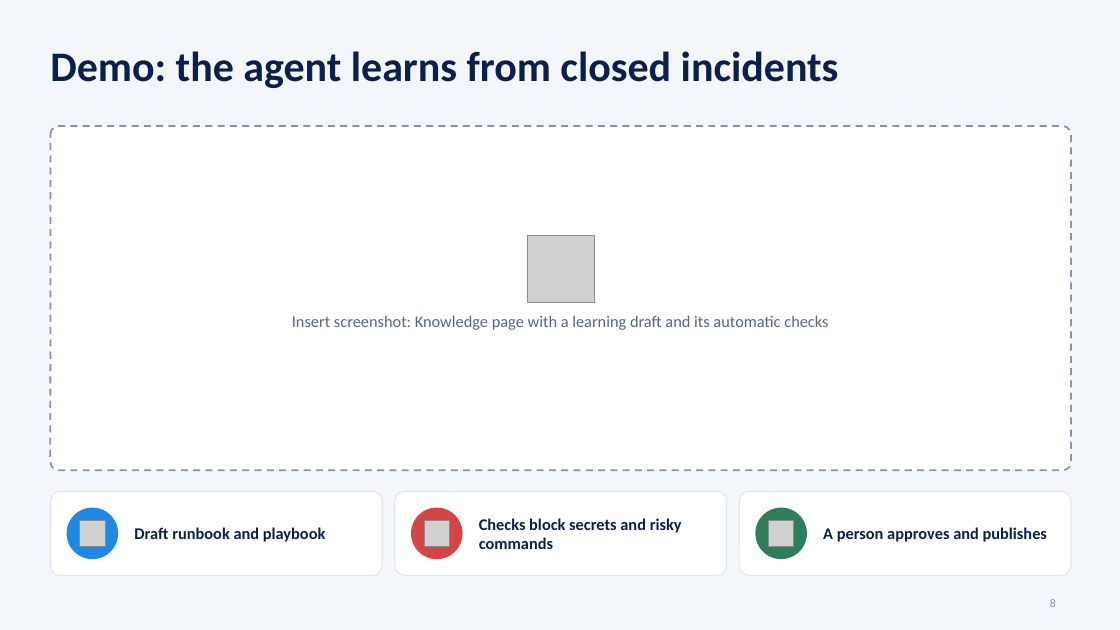
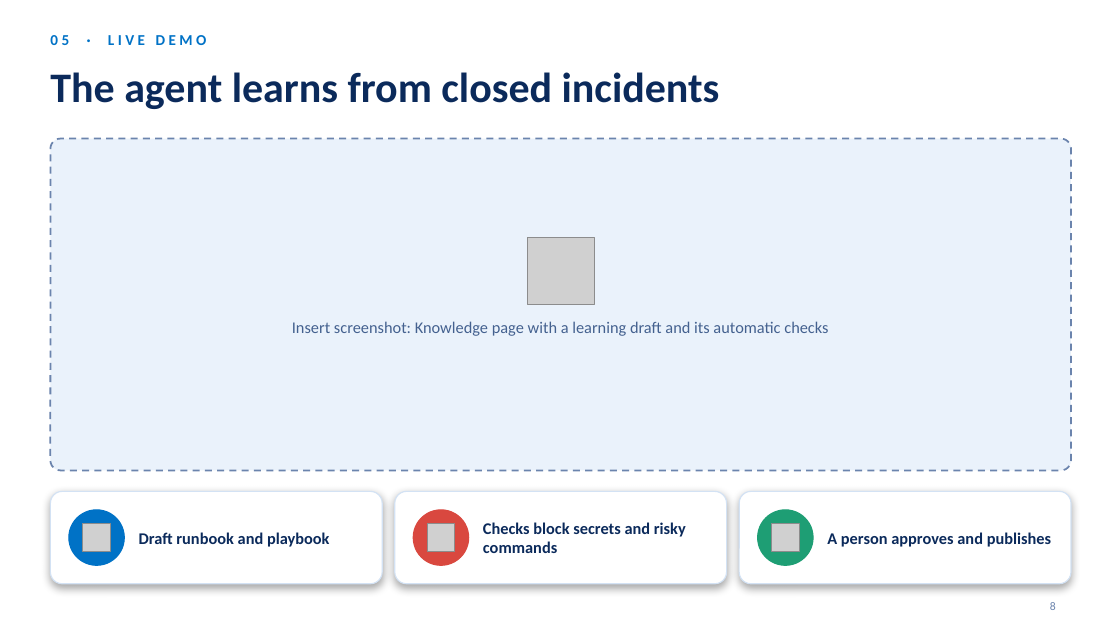
Before and after one commit to akaravind456-spec/Matrix-aiops, a slide deck: slide 8 of docs/presentation/MATRIX-Product-Deck.pptx. Drawn at 1120x630 pixels with LibreOffice and Linux fonts; fonts in the diff are those of the drawing; grey boxes stand for pictures; background and template pictures are left out. Boxes give left, top, right and bottom in pixels: in the first picture for what was removed or moved away, otherwise in the second. Text is boxed around its words. In the diff, an @@ line names an element or a change of style, - is before the commit and + after.

```diff
--- a/docs/presentation/MATRIX-Product-Deck.pptx
+++ b/docs/presentation/MATRIX-Product-Deck.pptx
@@ background #F3F6FB to picture (left out) @@
@@ text added at [50, 35, 207, 45], 13 pt, text #0072C6, bold @@
+05 · LIVE DEMO
@@ title at [50, 72, 720, 109]: text changed; text colour #0B1F4B to #0B2A5B @@
-Demo: the agent learns from closed incidents
+The agent learns from closed incidents
@@ rounded rectangle: place and size @@
-rounded rectangle at [50, 126, 1071, 471]
+rounded rectangle at [50, 139, 1071, 471]
@@ rounded rectangle at [50, 139, 1071, 471]: fill #FFFFFF to #EAF2FB; outline #8A94A6 1.5 pt dashed to #6B84AD 1.5 pt dashed; proportions changed @@
@@ text "Insert screenshot: Knowledge page with ..." at [292, 321, 828, 336]: text colour #5A6580 to #44618F @@
@@ rounded rectangle: place and size @@
-rounded rectangle at [50, 492, 382, 576]
+rounded rectangle at [50, 492, 382, 584]
@@ outline #E1E7F2 1 pt to #D3E2F4 1 pt; shadow on; proportions changed in 3 elements at [50, 492, 382, 584], [739, 492, 1071, 584], [395, 492, 727, 584] @@
@@ rounded rectangle: place and size @@
-rounded rectangle at [395, 492, 727, 576]
+rounded rectangle at [395, 492, 727, 584]
@@ text colour #0B1F4B to #0B2A5B in 3 elements at [827, 532, 1051, 547], [139, 532, 330, 547], [483, 522, 686, 553] @@
@@ rounded rectangle: place and size @@
-rounded rectangle at [739, 492, 1071, 576]
+rounded rectangle at [739, 492, 1071, 584]
@@ ellipse: place and size @@
-ellipse at [67, 508, 118, 559]
+ellipse at [69, 510, 124, 565]
@@ ellipse at [69, 510, 124, 565]: fill #1E88E5 to #0072C6; outline #1E88E5 1 pt to #0072C6 1 pt @@
@@ picture: place and size @@
-picture at [80, 521, 105, 546]
+picture at [82, 524, 110, 552]
@@ ellipse: place and size @@
-ellipse at [412, 508, 462, 559]
+ellipse at [413, 510, 469, 565]
@@ ellipse at [413, 510, 469, 565]: fill #D64545 to #D9483F; outline #D64545 1 pt to #D9483F 1 pt @@
@@ picture: place and size @@
-picture at [424, 521, 450, 546]
+picture at [427, 524, 455, 552]
@@ ellipse: place and size @@
-ellipse at [756, 508, 807, 559]
+ellipse at [758, 510, 813, 565]
@@ ellipse at [758, 510, 813, 565]: fill #2E7D5B to #1E9E74; outline #2E7D5B 1 pt to #1E9E74 1 pt @@
@@ picture: place and size @@
-picture at [769, 521, 794, 546]
+picture at [772, 524, 800, 552]
@@ page number at [1050, 602, 1056, 610]: text colour #8A94A6 to #6B84AD @@
```
Also in this commit, not shown: 8 other slides changed, 1 other file.
